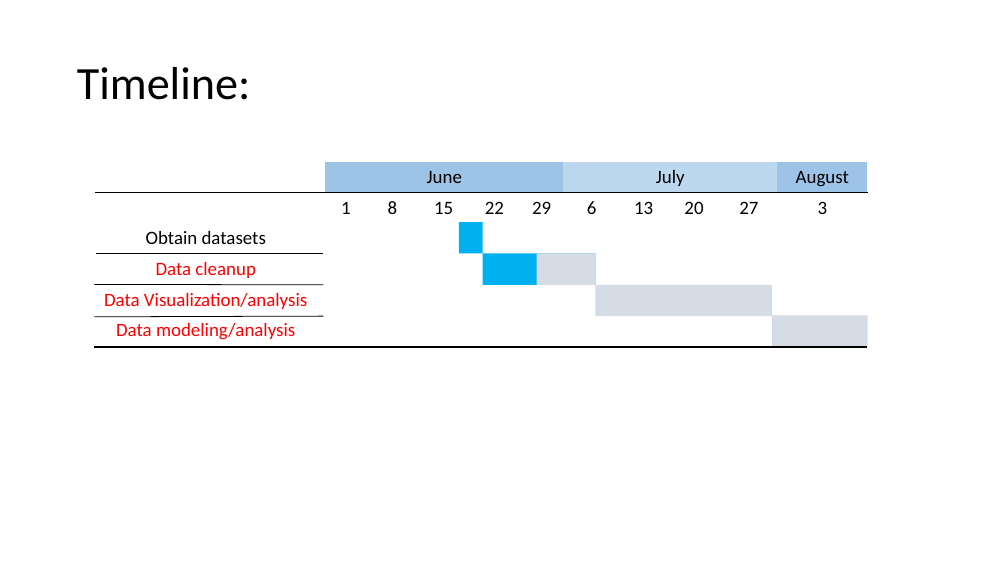
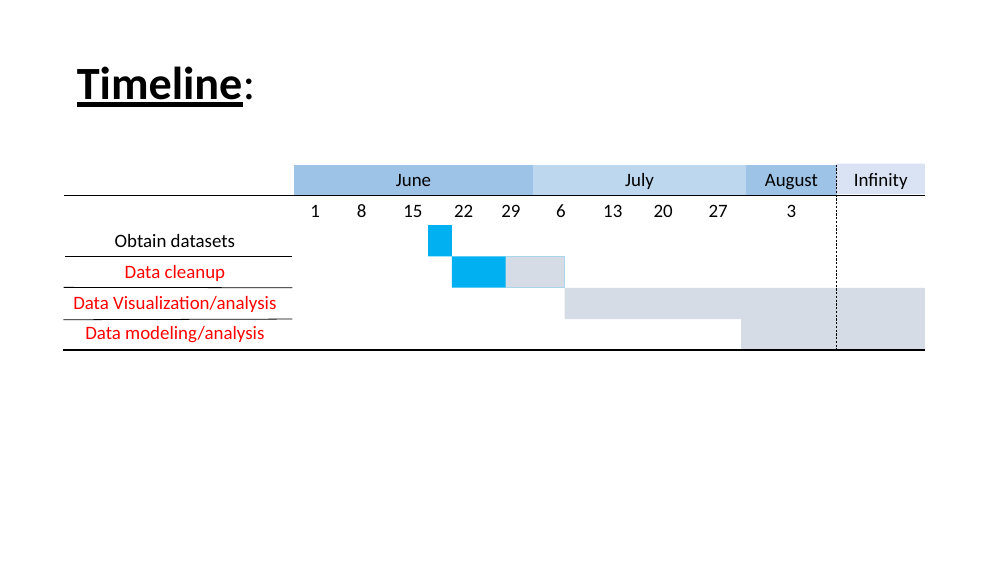
Before and after one commit to HHS/capstone.patra.volarath, a slide deck: slide 7 of HHS Data Science Capstone Project Description 26June2018.pptx. Drawn at 1008x567 pixels with LibreOffice and Linux fonts; fonts in the diff are those of the drawing. Boxes give left, top, right and bottom in pixels: in the first picture for what was removed or moved away, otherwise in the second. Text is boxed around its words. In the diff, an @@ line names an element or a change of style, - is before the commit and + after.

Commit message:
2nd presentation added

```diff
--- a/HHS Data Science Capstone Project Description 26June2018.pptx
+++ b/HHS Data Science Capstone Project Description 26June2018.pptx
@@ title "Timeline:" at box(77, 66, 255, 107): bold on, underline on in "Timeline:" @@
@@ rectangle added at box(837, 163, 926, 194), fill #DAE3F3, 18 pt, text #000000 @@
+Infinity
@@ line added from (837, 165) to (837, 349), #000000 0.5 pt dashed @@
@@ line moved from (868, 193) - (95, 193) to (925, 195) - (64, 195) @@
@@ 3 rectangles, 3 lines, 1 table: place and size @@
-3 rectangles, 3 lines, 1 table at box(86, 162, 869, 346)
+3 rectangles, 3 lines, 1 table at box(55, 165, 838, 349)
@@ rectangle: place and size @@
-rectangle at box(596, 285, 773, 316)
+rectangle at box(565, 288, 925, 319)
@@ rectangle: place and size @@
-rectangle at box(772, 315, 867, 346)
+rectangle at box(741, 318, 925, 349)
@@ line moved from (867, 347) - (95, 347) to (925, 350) - (64, 350) @@
```
